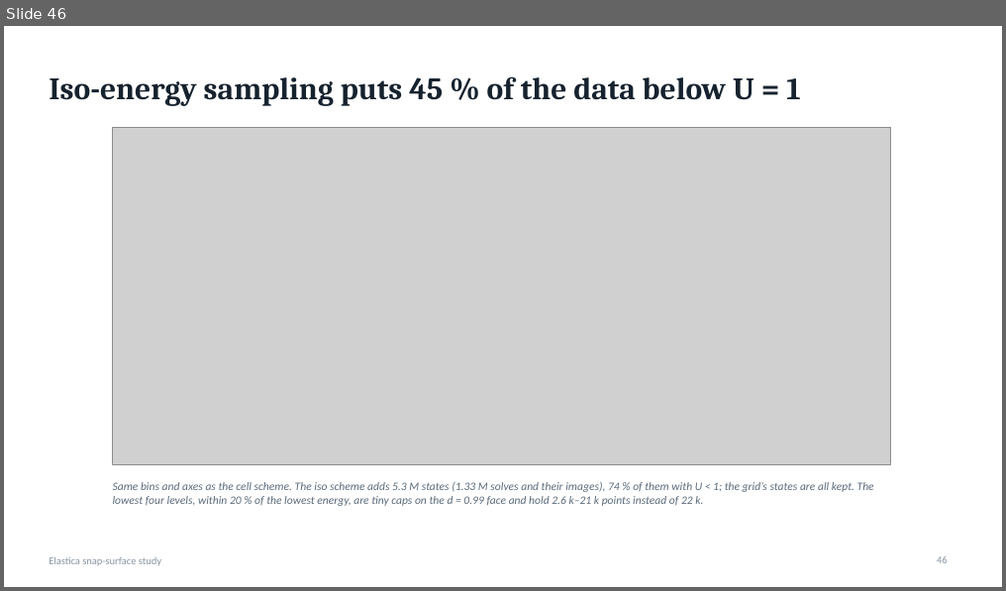
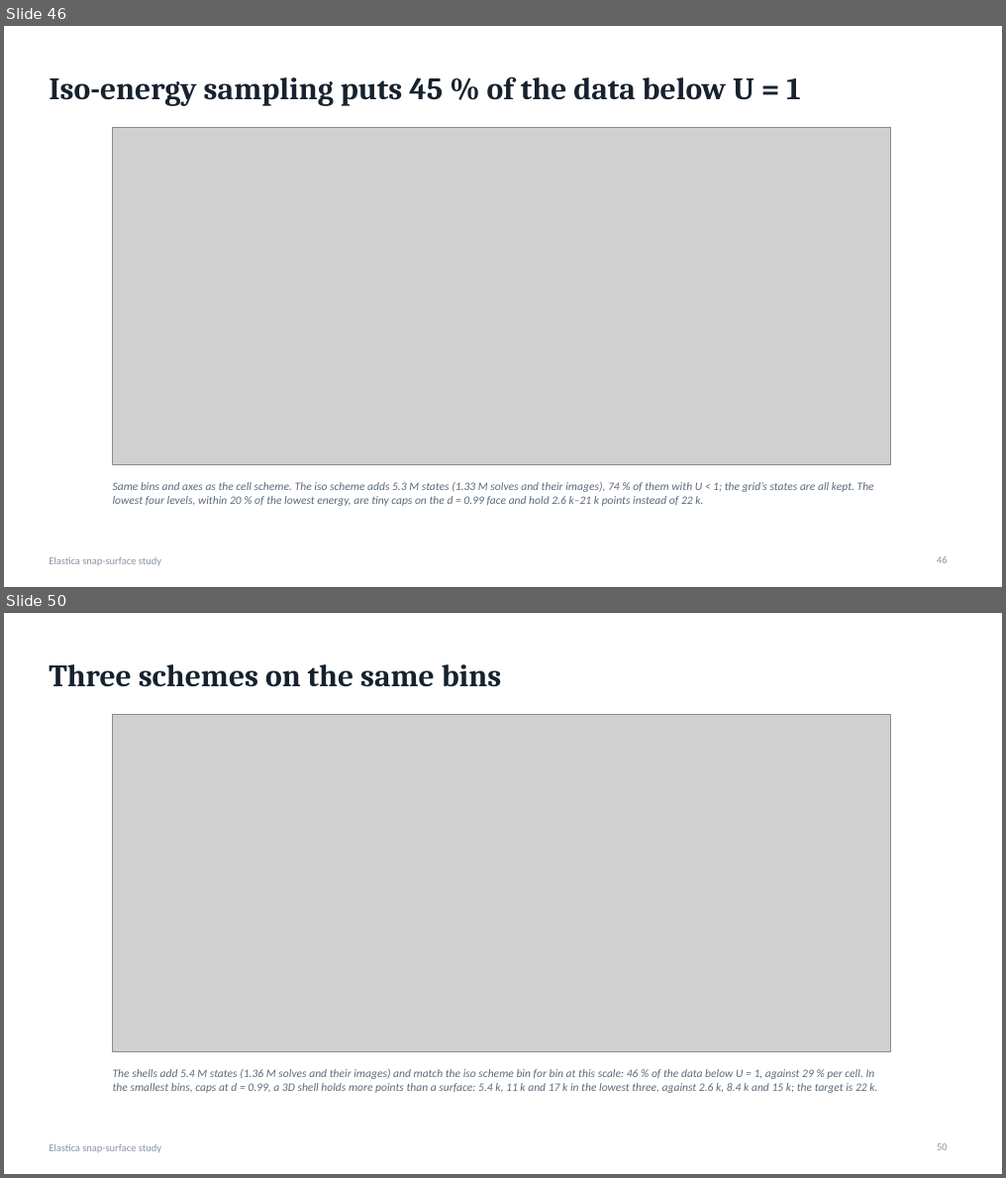
Before and after one commit to grraxx/elastica, a slide deck: presentation/elastica_snap_surface.pptx. Shown one above the other, each under a label of ours: slide 46 before the commit, slides 46 and 50 after it; the slides between them are not shown. The pictures are 1006x591 and 1006x1178 pixels, drawn with LibreOffice and Linux fonts; fonts in the diff are those of the drawing; grey boxes stand for pictures. Boxes give left, top, right and bottom in pixels: in the first picture for what was removed or moved away, otherwise in the second. Text is boxed around its words. In the diff, an @@ line names an element or a change of style, - is before the commit and + after.

```diff
--- a/presentation/elastica_snap_surface.pptx
+++ b/presentation/elastica_snap_surface.pptx
@@ slide 50 added at (x1=4, y1=613, x2=1002, y2=1174), background #FFFFFF; not listed: 1 template element that a slide beside it also shows @@
@@ title added at (x1=49, y1=664, x2=502, y2=687), 30 pt, text #16222E, bold @@
+Three schemes on the same bins
@@ picture added at (x1=113, y1=714, x2=891, y2=1052) @@
@@ text added at (x1=113, y1=1069, x2=877, y2=1093), 11 pt, text #5C6B7A, italic @@
+The shells add 5.4 M states (1.36 M solves and their images) and match the iso scheme bin for bin at this scale: 46 % of the data below U = 1, against 29 % per cell. In the smallest bins, caps at d = 0.99, a 3D shell holds more points than a surface: 5.4 k, 11 k and 17 k in the lowest three, against 2.6 k, 8.4 k and 15 k; the target is 22 k.
@@ page number added at (x1=937, y1=1144, x2=947, y2=1151), 10 pt, text #8A96A3 @@
+50
```
Also in this commit, not shown: 19 other slides added, 48 other files.
